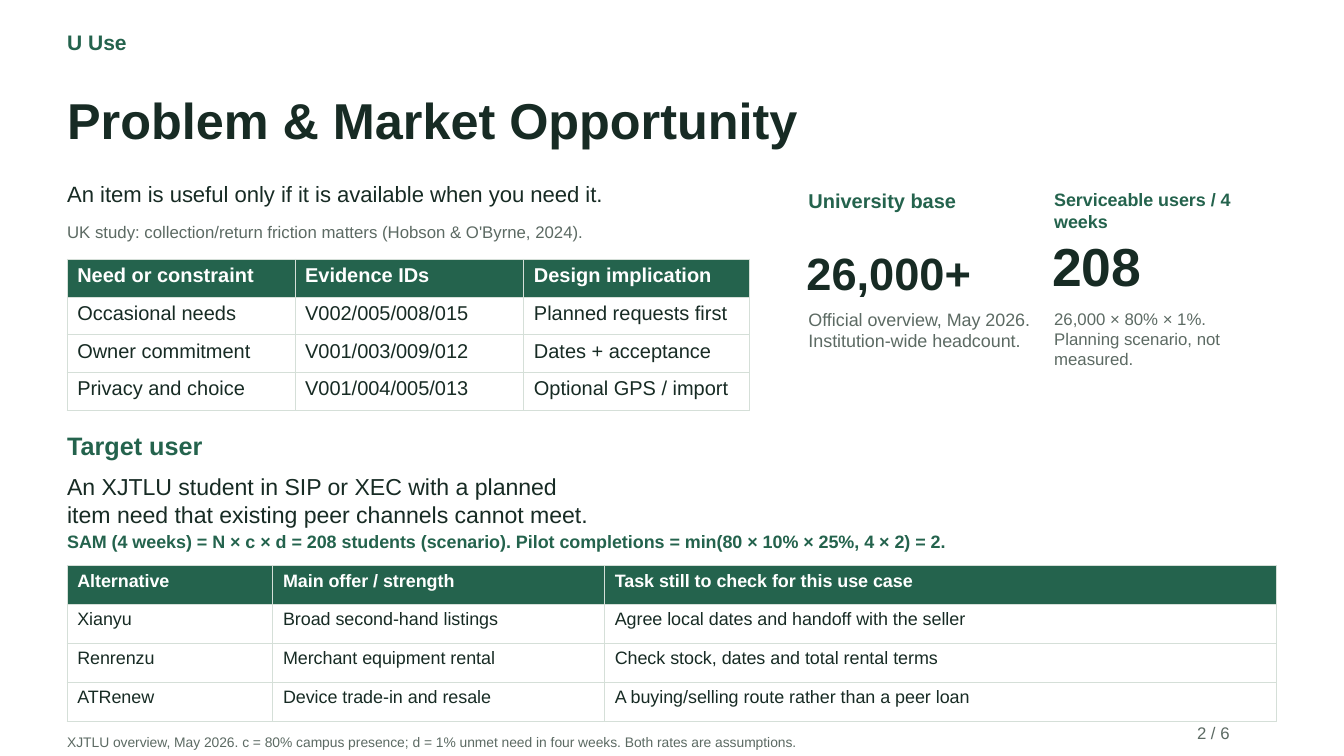
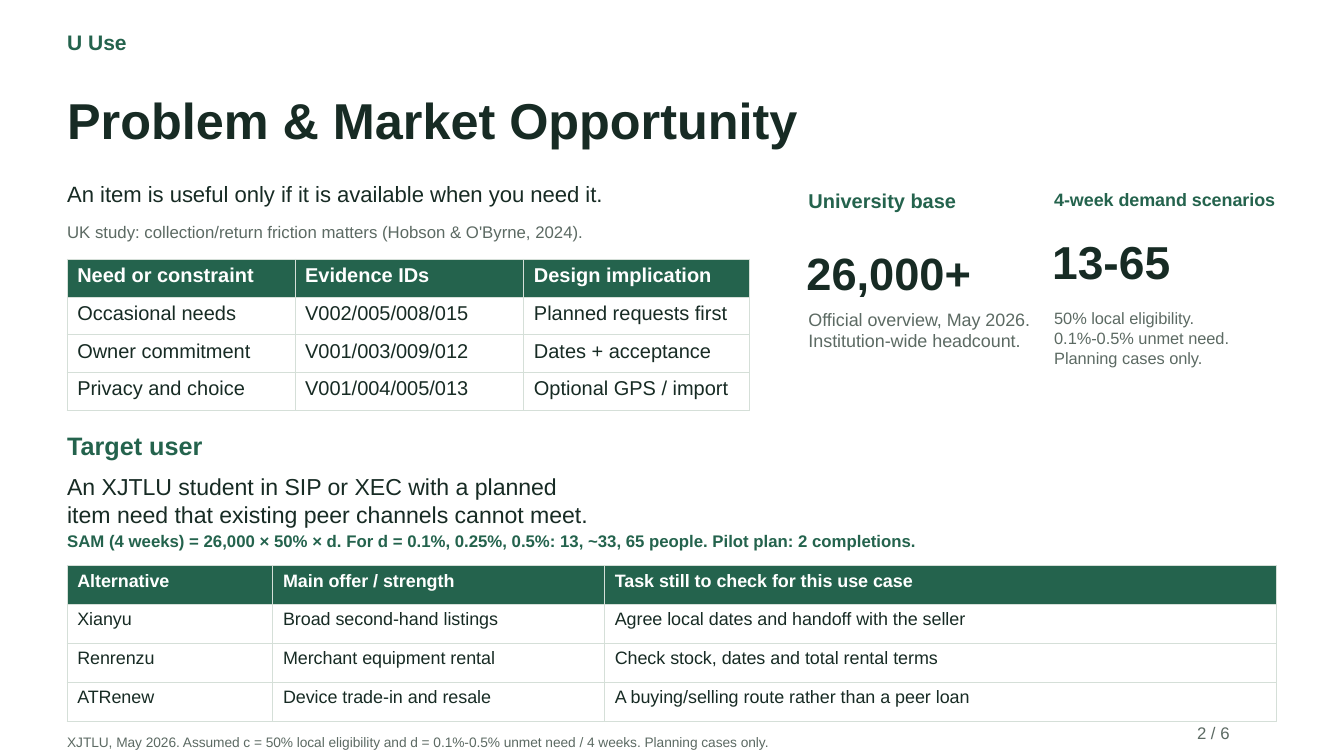
Before and after one commit to Rita020903/U-Use, a slide deck: slide 2 of A1_Current/UUse_A1_6_Slides.pptx. Drawn at 1344x756 pixels with LibreOffice and Linux fonts; fonts in the diff are those of the drawing. Boxes give left, top, right and bottom in pixels: in the first picture for what was removed or moved away, otherwise in the second. Text is boxed around its words. In the diff, an @@ line names an element or a change of style, - is before the commit and + after.

Commit message:
Clarify A1 research participation and low-use scenarios

```diff
--- a/A1_Current/UUse_A1_6_Slides.pptx
+++ b/A1_Current/UUse_A1_6_Slides.pptx
@@ text at (x1=1054, y1=193, x2=1275, y2=206): text changed @@
-Serviceable users / 4 weeks
+4-week demand scenarios
@@ text at (x1=1052, y1=246, x2=1170, y2=280): text changed; size 38.2 to 33 pt @@
-208
+13-65
@@ text at (x1=1054, y1=312, x2=1229, y2=367): text changed; size 12 to 11.6 pt @@
-26,000 × 80% × 1%.
-Planning scenario, not measured.
+50% local eligibility.
+0.1%-0.5% unmet need.
+Planning cases only.
@@ text at (x1=67, y1=535, x2=915, y2=551): text changed; size 12.8 to 12 pt @@
-SAM (4 weeks) = N × c × d = 208 students (scenario). Pilot completions = min(80 × 10% × 25%, 4 × 2) = 2.
+SAM (4 weeks) = 26,000 × 50% × d. For d = 0.1%, 0.25%, 0.5%: 13, ~33, 65 people. Pilot plan: 2 completions.
@@ text at (x1=67, y1=737, x2=769, y2=750): text changed; size 9.9 to 9.8 pt @@
-XJTLU overview, May 2026. c = 80% campus presence; d = 1% unmet need in four weeks. Both rates are assumptions.
+XJTLU, May 2026. Assumed c = 50% local eligibility and d = 0.1%-0.5% unmet need / 4 weeks. Planning cases only.
```
Also in this commit, not shown: 3 other slides changed, 8 other files.
